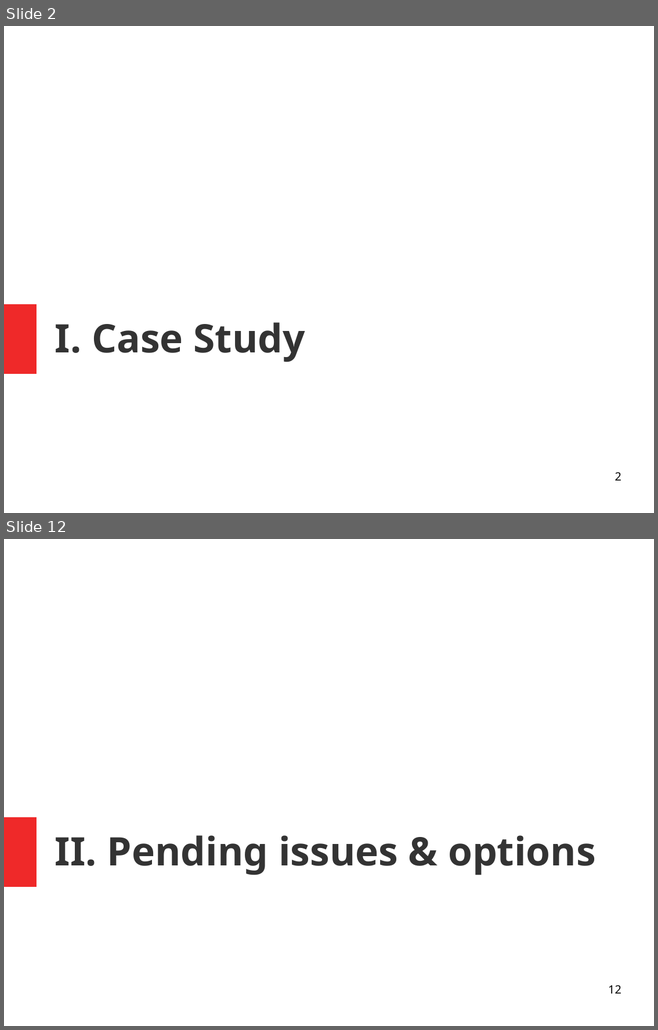
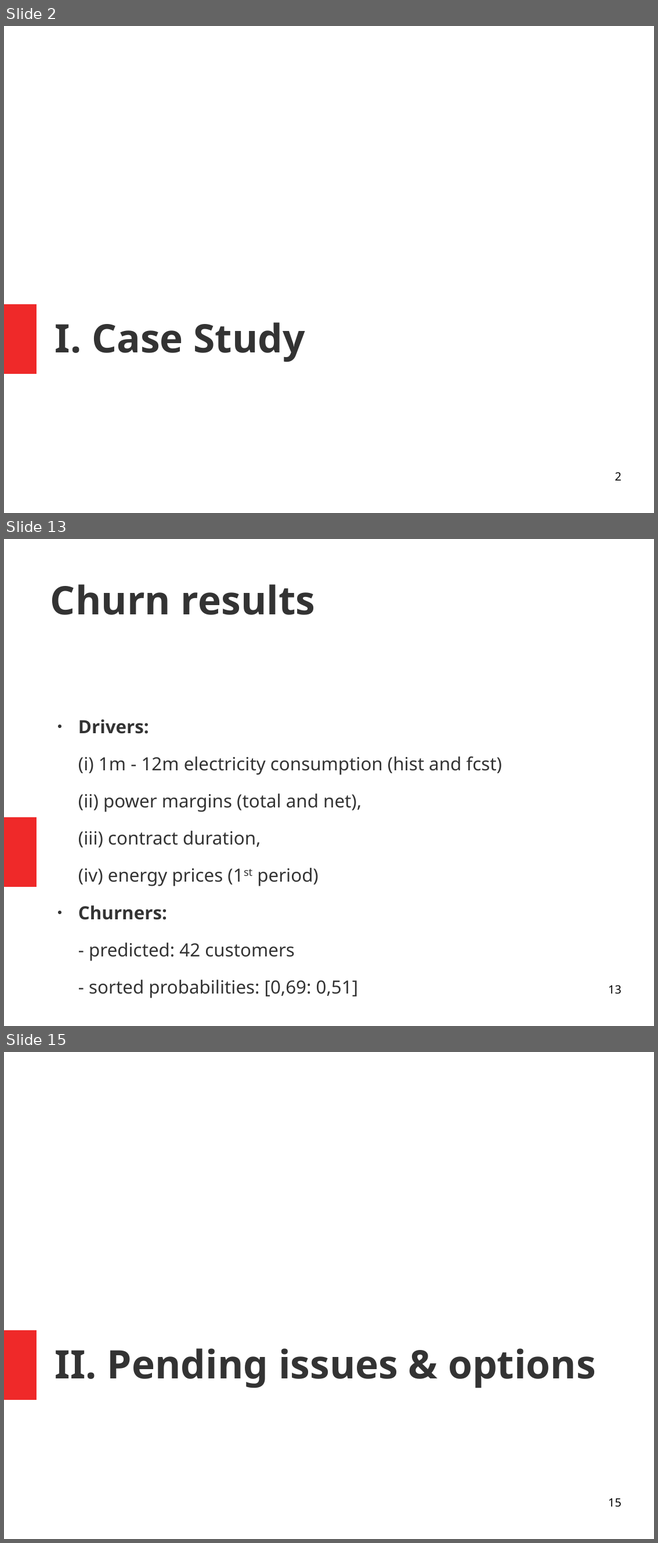
Before and after one commit to isabelpuche/Marketing_Analytics, a slide deck: ppt_100421.odp. Shown one above the other, each under a label of ours: slides 2 and 12 before the commit, slides 2, 13 and 15 after it; the slides between them are not shown. The pictures are 658x1030 and 658x1543 pixels, drawn with LibreOffice and Linux fonts; fonts in the diff are those of the drawing. Boxes give left, top, right and bottom in pixels: in the first picture for what was removed or moved away, otherwise in the second. Text is boxed around its words. In the diff, an @@ line names an element or a change of style, - is before the commit and + after.

Commit message:
power point

```diff
--- a/ppt_100421.odp
+++ b/ppt_100421.odp
@@ slide 13 added at box(4, 539, 654, 1026), background #FFFFFF; not listed: 1 template element that a slide beside it also shows @@
@@ title added at box(50, 584, 315, 615), 48 pt, text #333333, bold @@
+Churn results
@@ text added at box(78, 719, 502, 998), 22.2 pt, text #333333 @@
+● Drivers:
+(i) 1m - 12m electricity consumption (hist and fcst)
+(ii) power margins (total and net),
+(iii) contract duration,
+(iv) energy prices (1st period)
+● Churners:
+- predicted: 42 customers
+- sorted probabilities: [0,69: 0,51]
@@ page number added at box(608, 985, 621, 994), 14 pt, text #000000 @@
+13
@@ what was slide 12 is now slide 15 @@
@@ page number at box(608, 1499, 621, 1507): text changed @@
-12
+15
```
Also in this commit, not shown: 2 slides changed, 10 other slides added, 10 slides removed, 3 other files.
